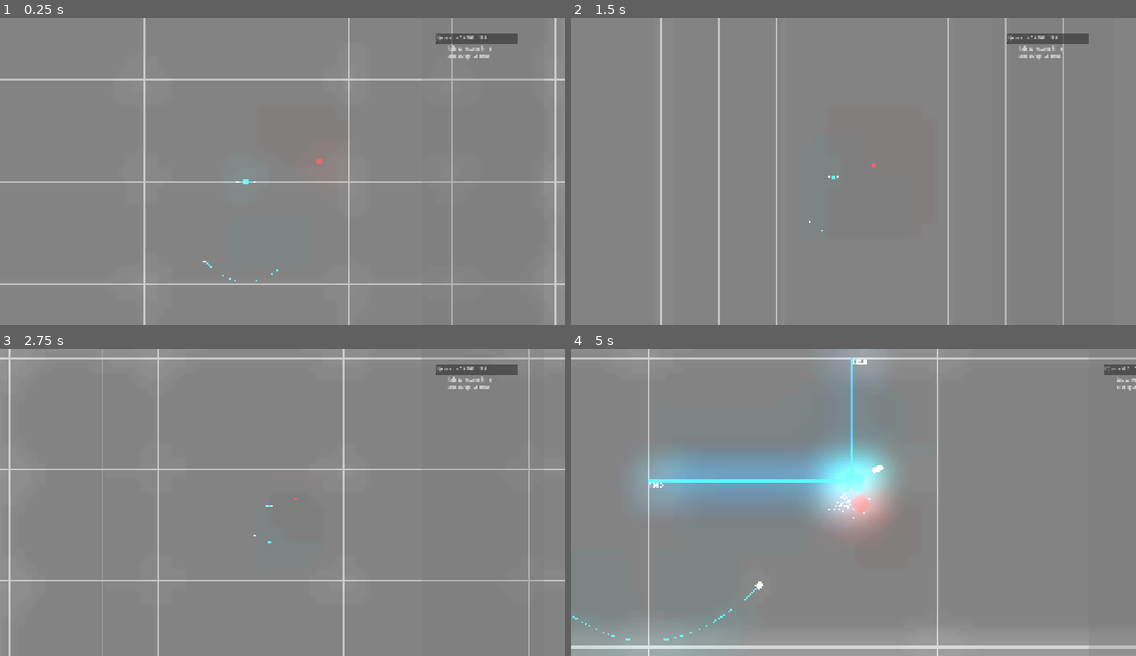
Above: before the commit, frames 1-4 (two rows, left to right).
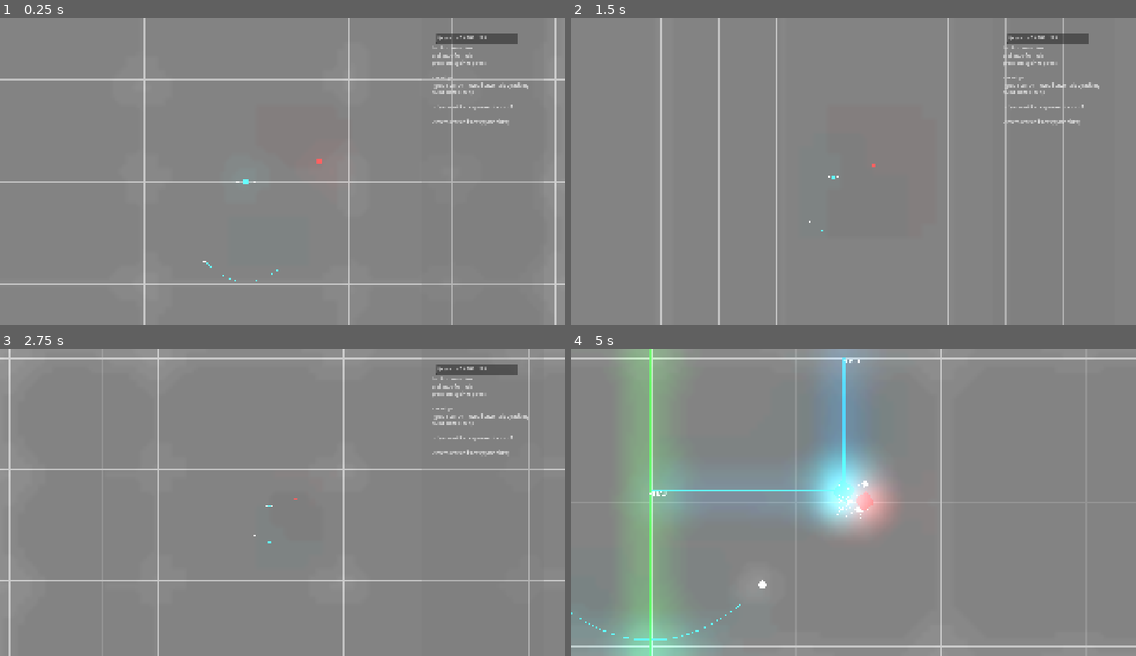
Above: after the commit, the same moments.

Repository: boiiiiiiiii12355/graph-combat
Game: Godot game, scene res://Scenes/game.tscn
Two runs of this game, one before a commit and one after it. Both use one fixed random seed, a clock stepped at 60 frames per second and the inputs below. The engine's default icon, where the game draws it, is replaced by a stand-in: a white triangle on a blue panel in a dark square.
Inputs (mouse positions are in pixels of both pictures, inside the frame that each line leads up to):
- Up to frame 1 (0.25 s): no input
- Up to frame 2 (1.5 s): move the mouse to (977, 156) at 0.52 s; tap Mouse wheel down (zoom in) at 0.6 s; move the mouse to (740, 186) at 1.27 s; tap Mouse wheel up (zoom out) at 1.35 s
- Up to frame 3 (2.75 s): move the mouse to (339, 434) at 2.02 s; tap Mouse wheel down (zoom in) at 2.1 s
- Up to frame 4 (5 s): move the mouse to (825, 563) at 2.77 s; tap Mouse wheel up (zoom out) at 2.85, 4.35 s; move the mouse to (1023, 548) at 3.52 s; tap Mouse wheel down (zoom in) at 3.6 s; tap Tab (pause) at 4.15 s; move the mouse to (684, 456) at 4.27 s

The runs differ from the first frame. In frame 1, 0.6% of the frame differs, in the area x 76-94%, y 8-35%; in frame 2, 0.6%; in frame 3, 0.6%; in frame 4, 13%, in the area x 0-100%, y 0-100%.

Commit message:
Update player_rig.tscn, ui.tscn, export_presets.cfg, and 3 more files

Diff:
--- a/Scenes/player_rig.tscn
+++ b/Scenes/player_rig.tscn
@@ -45,6 +45,7 @@
 position = Vector2(-20, 0)
 collision_layer = 4
 collision_mask = 5
+mass = 0.5
 
 [node name="R_arm" type="Sprite2D" parent="R_arm"]
 position = Vector2(-9.536743e-07, 0)
@@ -58,16 +59,17 @@
 shape = SubResource("RectangleShape2D_78x28")
 
 [node name="PinJoint2D" type="PinJoint2D" parent="R_arm"]
-position = Vector2(20, 0)
+position = Vector2(17, 0)
 node_a = NodePath("../../body")
 node_b = NodePath("..")
 bias = 0.9
-softness = 7.0
+softness = 8.0
 
 [node name="L_arm" type="RigidBody2D" parent="."]
 position = Vector2(20, 0)
 collision_layer = 4
 collision_mask = 5
+mass = 0.5
 physics_material_override = SubResource("PhysicsMaterial_nqn4a")
 
 [node name="L_arm" type="Sprite2D" parent="L_arm"]
@@ -82,11 +84,11 @@
 shape = SubResource("RectangleShape2D_78x28")
 
 [node name="PinJoint2D" type="PinJoint2D" parent="L_arm"]
-position = Vector2(-20, 0)
+position = Vector2(-17, 0)
 node_a = NodePath("../../body")
 node_b = NodePath("..")
 bias = 0.9
-softness = 7.0
+softness = 8.0
 
 [node name="body" type="RigidBody2D" parent="."]
 collision_layer = 0
--- a/Scenes/ui.tscn
+++ b/Scenes/ui.tscn
@@ -30,7 +30,7 @@
 "times": PackedFloat32Array(0, 0.1),
 "transitions": PackedFloat32Array(2.5491211, 1),
 "update": 0,
-"values": [Vector2(264, 0), Vector2(-75.215, 0)]
+"values": [Vector2(441.62, 0), Vector2(-75.215, 0)]
 }
 
 [sub_resource type="Animation" id="Animation_nf4gj"]
@@ -46,7 +46,7 @@
 "times": PackedFloat32Array(0, 0.3),
 "transitions": PackedFloat32Array(1, 1),
 "update": 0,
-"values": [Vector2(-75.215, 0), Vector2(264, 0)]
+"values": [Vector2(-75.215, 0), Vector2(435, 0)]
 }
 
 [sub_resource type="AnimationLibrary" id="AnimationLibrary_nf4gj"]
@@ -91,12 +91,21 @@
 
 [node name="Label2" type="Label" parent="input"]
 layout_mode = 0
-offset_left = 1647.0
-offset_top = 95.0
-offset_right = 1960.0
-offset_bottom = 144.0
+offset_left = 1588.0
+offset_top = 94.0
+offset_right = 1926.0
+offset_bottom = 351.0
 text = "tab to resume time
-and apply formula"
+and apply formula
+press tab again to pause
+
+some tips:
+- graph can be moved horizontaly by adding
+numbers to x in f(x)
+
+- if you want to use powers try x ** 2
+
+- forcos and sin its cos(x) and sin(x)"
 
 [node name="input" type="TextEdit" parent="input"]
 layout_mode = 0
--- a/scripts/player.gd
+++ b/scripts/player.gd
@@ -42,6 +42,8 @@
 func movement():
 	if not path_follow.progress == graph_end:
 		gravity_scale = 0
+		R_arm.gravity_scale = 0
+		L_arm.gravity_scale = 0
 		body.freeze = false
 		rope_ride()
 		anim_control("grab_graph")
@@ -49,6 +51,8 @@
 
 	else:
 		gravity_scale = .3
+		R_arm.gravity_scale = .3
+		L_arm.gravity_scale = .3
 		body.global_position = lerp(body.global_position, global_position, 0.1)
 		body.freeze = true
 		anim_control("let_go")
@@ -57,10 +61,10 @@
 func rope_ride():
 	var vel = (path_follow.global_position - global_position)
 	linear_velocity = vel * 100
-	angular_velocity += -(rotation - path_follow.rotation)
+	angular_velocity += -(rotation - path_follow.rotation) * 10
+	R_arm.global_position = lerp(R_arm.global_position, path_follow.global_position, 0.7)
+	L_arm.global_position = lerp(L_arm.global_position, path_follow.global_position, 0.7)
 	stored_momentum = linear_velocity
-	R_arm.linear_velocity = vel * 100
-	L_arm.linear_velocity = vel * 100
 	path_follow.progress += 10
 
 var R_arm : RigidBody2D
@@ -122,12 +126,12 @@
 		var pt_x
 		var pt_y
 		if pt == center_point:
-			pt_x = 0
-			pt_y = ui.calc_y(pt_x)
+			pt_x = ui.calc_x(0)
+			pt_y = ui.calc_y(0)
 
 		elif pt < center_point  or  pt > center_point:
-			pt_x = offset *(pt - center_point)
-			pt_y = ui.calc_y(pt_x)
+			pt_x = ui.calc_x(offset *(pt - center_point))
+			pt_y = ui.calc_y(offset *(pt - center_point))
 
 
 		var req = Vector2(pt_x, -pt_y)
--- a/scripts/ui.gd
+++ b/scripts/ui.gd
@@ -37,8 +37,14 @@
 	else:
 		return 0
 
-func calc_x():
-	pass
+func calc_x(curr_x):
+	var x
+	if x_error == OK:
+		x = x_expression.execute([curr_x])
+	if x and not x_expression.has_execute_failed():
+		return x
+	else:
+		return 0
 
 
 @export var dir_input : TextEdit
@@ -51,18 +57,16 @@
 func _on_text_edit_text_changed() -> void:
 	player.path_follow.progress = 0
 
-	y_check.compile("(?= x).*")
-	x_check.compile("(?<! =)")
+	y_check.compile("(?<= =).*")
+	x_check.compile("(?<=f\\().*?(?=\\))")
 
 	var input_text = dir_input.text
 	var input_y = y_check.search(input_text)
 	var input_x = x_check.search(input_text)
-	print(input_y.get_string())
-	print(input_x.get_string())
 
-
-	y_error = y_expression.parse(input_y.get_string(), ["x"])
-	x_error = x_expression.parse(input_x.get_string(), ["x"])
+	if input_x and input_y:
+		y_error = y_expression.parse(input_y.get_string(), ["x"])
+		x_error = x_expression.parse(input_x.get_string(), ["x"])
 
 
 var typing = false
Not shown, changed: export_presets.cfg
Not shown, added: releases/graph-combat v0.1 alpha.zip
